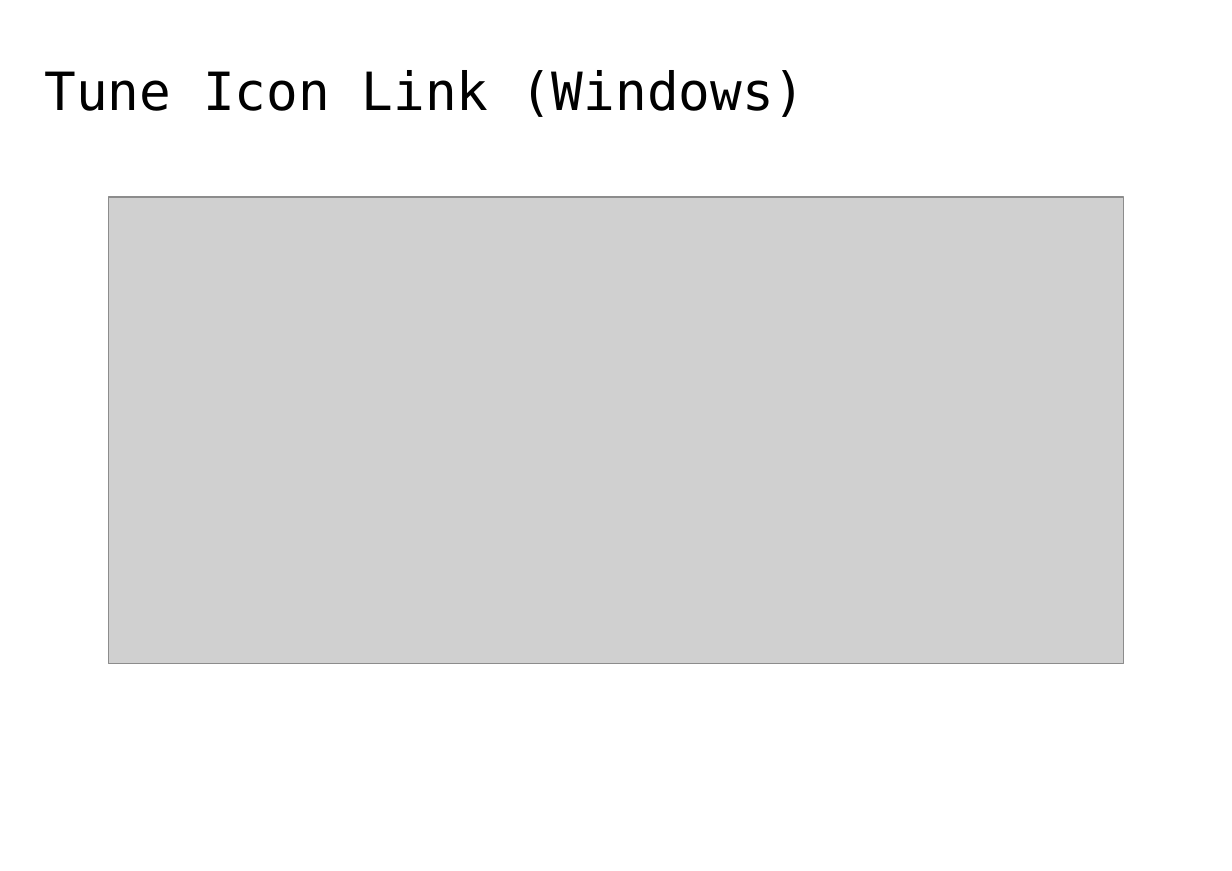
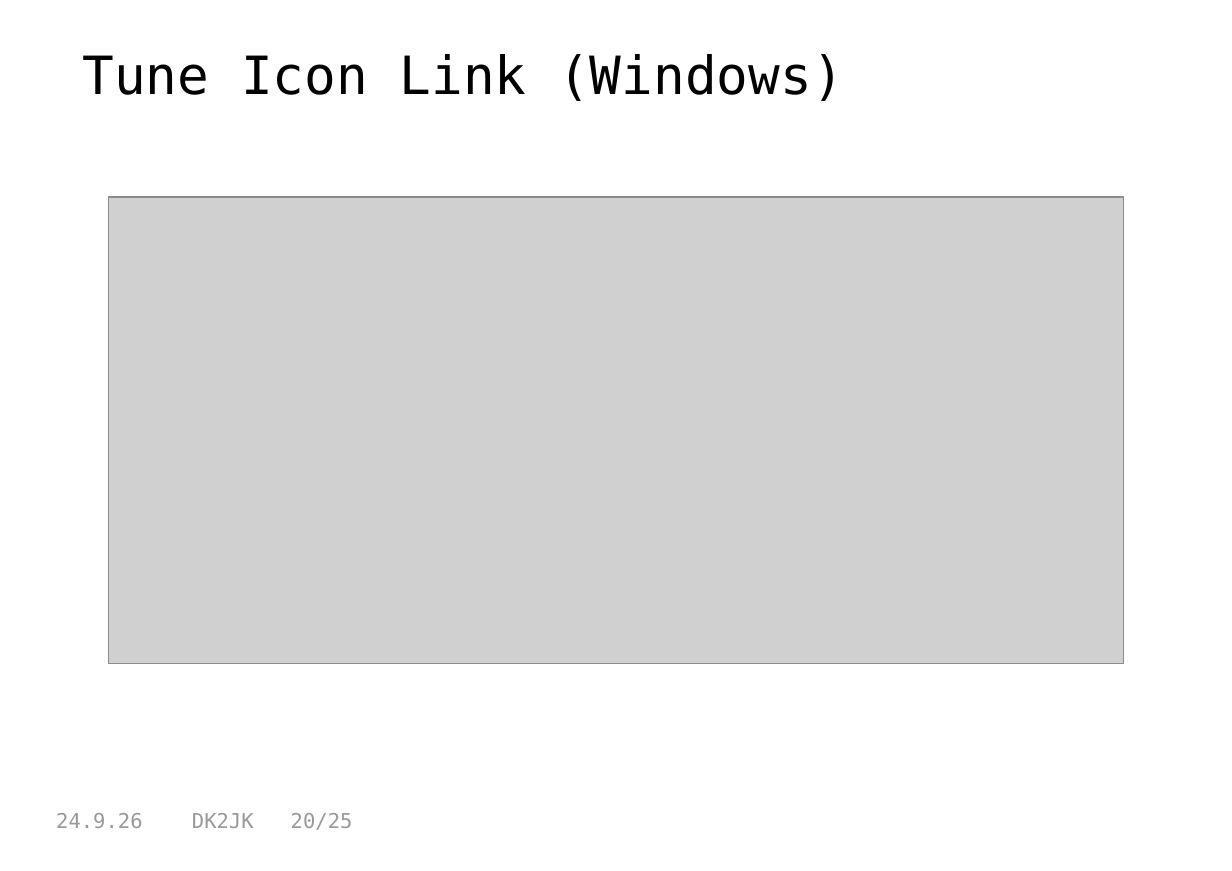
Before and after one commit to dk2jk/CAT--Control, a slide deck: slide 20 of Beispiele-CAT-Steuerung.odp (slide 18 before the commit). Drawn at 1232x871 pixels with LibreOffice and Linux fonts; fonts in the diff are those of the drawing; grey boxes stand for pictures. Boxes give left, top, right and bottom in pixels: in the first picture for what was removed or moved away, otherwise in the second. Text is boxed around its words. In the diff, an @@ line names an element or a change of style, - is before the commit and + after.

```diff
--- a/Beispiele-CAT-Steuerung.odp
+++ b/Beispiele-CAT-Steuerung.odp
@@ title "Tune Icon Link (Windows)": place and size @@
-title "Tune Icon Link (Windows)" at [44, 70, 805, 117]
+title "Tune Icon Link (Windows)" at [83, 54, 843, 101]
@@ title "Tune Icon Link (Windows)" at [83, 54, 843, 101]: line spacing 54.4pt to 1 @@
@@ text added at [56, 813, 353, 830], 14 pt, text #999999 @@
+24.9.26 DK2JK 20/25
```
Also in this commit, not shown: 20 other slides changed, 4 slides added, 2 slides removed, 2 other files.
